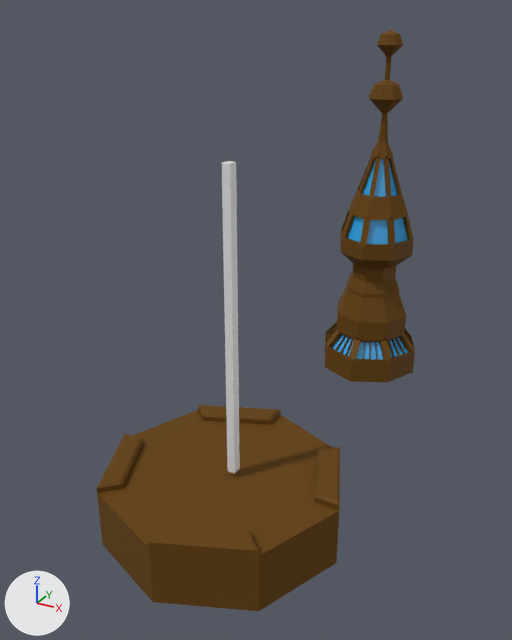
What one commit did to the Blender file Assets/3D Models/Crane.blend.
Rendered twice from a 50 mm camera at (10.1, -16.1, 15.6) aimed at (-1.1, 4.2, 5.5). The axes (+X, +Y, +Z) are drawn at lower left. The lights are the same throughout.

The older version as bpy lines, for what is in view:
```python
me_cube = bpy.data.meshes.new('Cube')
me_cube.from_pydata(...)  # 28 vertices, 26 faces; spans x 0.23..0.5, y -0.16..0.15, z 2.35..12.07
me_cylinder = bpy.data.meshes.new('Cylinder')
me_cylinder.from_pydata(...)  # 56 vertices, 50 faces; spans x -4.0..4.0, y -4.0..4.0, z 0.01..2.27
me_cylinder.materials.append(mat_base_metal)  # brown #67471b
me_guide = bpy.data.meshes.new('guide')
me_guide.from_pydata(...)  # 685 vertices, 660 faces; spans x -1.0..1.0, y 4.91..6.91, z 0.0..6.61
# faces by material slot: [612, 48]
me_guide.materials.append(mat_base_metal)  # brown #67471b
me_guide.materials.append(mat_glass)  # cyan #00a2e7
ob_base = bpy.data.objects.new('base', me_cylinder)
ob_base.location = (0.01, 0.0, 0.0)
ob_crane = bpy.data.objects.new('crane', me_cube)
ob_crane.location = (0.01, 0.01, -0.15)
ob_guide = bpy.data.objects.new('guide', me_guide)
ob_guide.location = (0.01, 0.0, 0.0)
ob_guide.scale = (2.25, 2.25, 2.25)
```
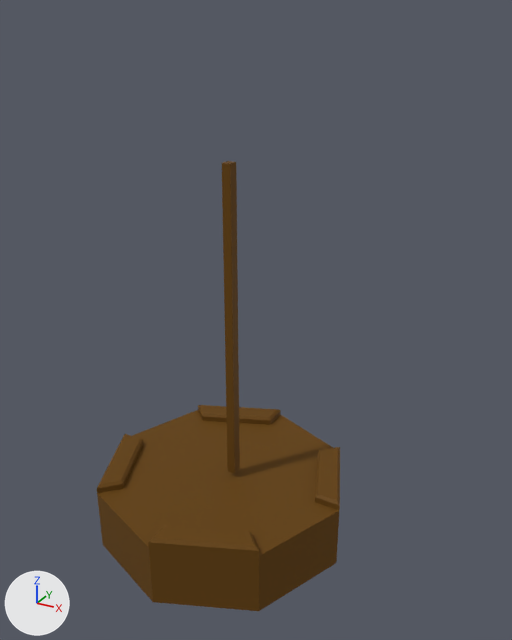
Where the change shows, as pixel boxes (x1, y1, x2, y2) in the pictures (512 x 640 px):
'guide', deleted (brown): before (325, 30, 415, 382)
    faces in mat_base_metal (brown #67471b): (325, 30, 415, 382)
    faces in mat_glass (cyan #00a2e7): (333, 159, 408, 360)
'crane', recoloured (grey to brown): (222, 161, 240, 474) in both

The edits, one by one:
me_cube has 28 vertices, 26 faces and spans x 0.23..0.5, y -0.16..0.15, z 2.35..12.07.
me_cube now uses material mat_base_metal (brown #67471b).
Object 'guide' (ob_guide) is deleted.
